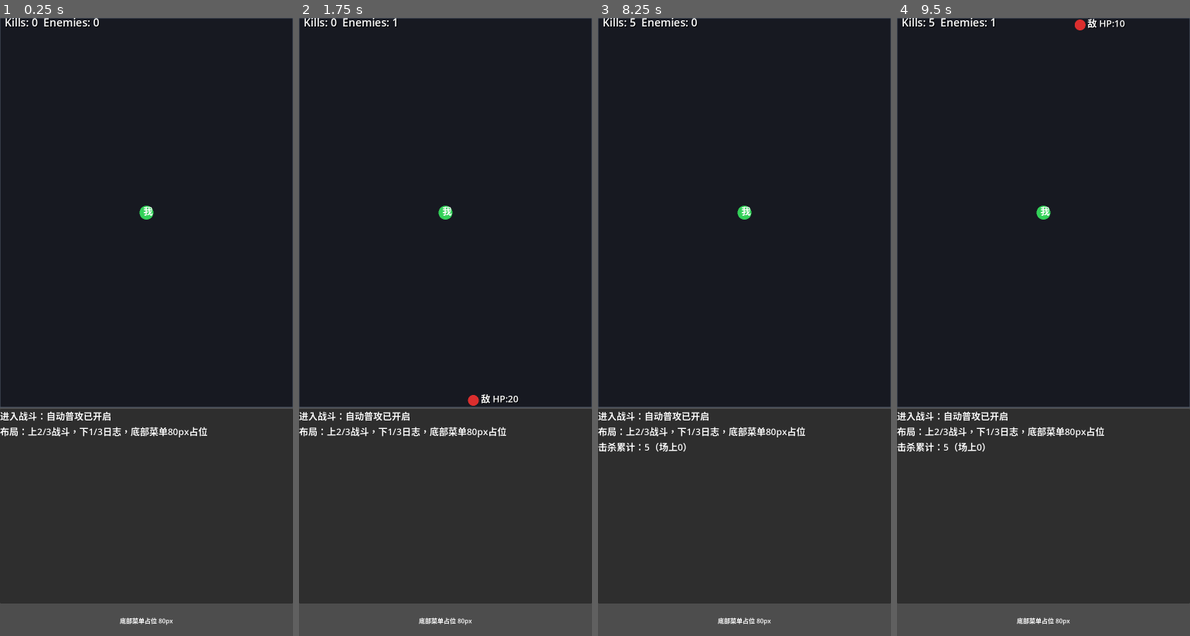
Above: before the commit, frames 1-4 (left to right).
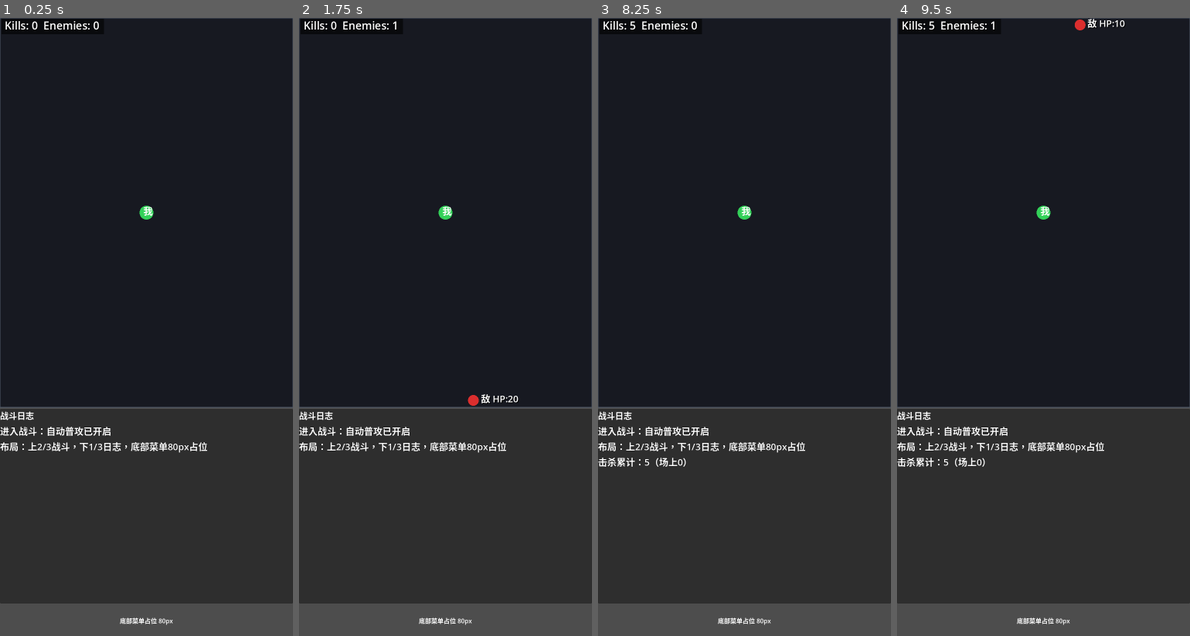
Above: after the commit, the same moments.

Repository: eat-chestnut/shanhaiidle
Game: Godot game, scene res://ui/pages/PageBattle.tscn
Same seed, same stepped clock (60 frames per second), same inputs: the game is played once before the commit and once after it.
Inputs:
- Up to frame 1 (0.25 s): no input
- Up to frame 2 (1.75 s): tap Enter at 0.5 s; tap Space at 1.25 s
- Up to frame 3 (8.25 s): tap Enter at 2.75, 5 s; tap Space at 4.25, 5.75 s
- Up to frame 4 (9.5 s): no input

The runs differ from the first frame. In frame 1, 1.8% of the frame differs, in the area x 0-71%, y 0-71%; in frame 2, 1.7%; in frame 3, 2.0%, in the area x 0-71%, y 0-73%; in frame 4, 2.0%.

Commit message:
Prompt 1.9：让文字更醒目（HUD加背景条 + 日志区域标题）
目标：对比更强，信息更清楚。

A) 修改 res://ui/pages/BattleCanvas.gd 的 _draw()
在绘制 HUD 文本之前：
- 先画一个半透明黑色矩形背景条（高度 40，宽度覆盖 HUD 文本区域即可）
- 再画 HUD 文字

B) 修改 res://ui/pages/PageBattle.tscn
在 LogWrap 的 PanelContainer 里，LogPanel 上方加一个 Label 标题：
- 文本：“战斗日志”
- 字号 22（可用 LabelSettings 或 theme override，任选其一）
- 布局：用 VBoxContainer 包起来（标题在上，LogPanel 在下）

验收：
- HUD 一眼可见
- 日志区有标题，不会和底部菜单混

Diff:
--- a/ui/pages/BattleCanvas.gd
+++ b/ui/pages/BattleCanvas.gd
@@ -154,9 +154,15 @@
 				true
 			)
 
+	var hud_text := "Kills: %d  Enemies: %d" % [kills, enemies.size()]
+	var hud_pos := Vector2(12, 30)
+	var hud_bg_width: float = _measure_text_width(hud_text, HUD_LABEL_SIZE) + 20.0
+	var hud_bg_rect := Rect2(hud_pos + Vector2(-8, -28), Vector2(hud_bg_width, 40))
+	draw_rect(hud_bg_rect, Color(0, 0, 0, 0.6), true)
+
 	_draw_label(
-		Vector2(12, 22),
-		"Kills: %d  Enemies: %d" % [kills, enemies.size()],
+		hud_pos,
+		hud_text,
 		Color.WHITE,
 		HUD_LABEL_SIZE,
 		true
@@ -210,3 +216,13 @@
 			Color.BLACK
 		)
 	draw_string(font, pos, text, HORIZONTAL_ALIGNMENT_LEFT, -1, font_size, color)
+
+func _measure_text_width(text: String, font_size: int) -> float:
+	var font := get_theme_default_font()
+	if font == null:
+		font = ThemeDB.fallback_font
+	if font_size <= 0:
+		font_size = get_theme_default_font_size()
+		if font_size <= 0:
+			font_size = ThemeDB.fallback_font_size
+	return font.get_string_size(text, HORIZONTAL_ALIGNMENT_LEFT, -1, font_size).x
--- a/ui/pages/PageBattle.gd
+++ b/ui/pages/PageBattle.gd
@@ -1,6 +1,6 @@
 extends Control
 
-@onready var _log_panel = $RootVBox/LogWrap/LogPanel
+@onready var _log_panel = $RootVBox/LogWrap/LogVBox/LogPanel
 
 func _ready() -> void:
 	if not EventBus.log_added.is_connected(_log_panel.append_log):
--- a/ui/pages/PageBattle.tscn
+++ b/ui/pages/PageBattle.tscn
@@ -39,8 +39,21 @@
 size_flags_vertical = 3
 size_flags_stretch_ratio = 1.0
 
-[node name="LogPanel" parent="RootVBox/LogWrap" instance=ExtResource("3_2of85")]
+[node name="LogVBox" type="VBoxContainer" parent="RootVBox/LogWrap"]
 layout_mode = 2
+size_flags_horizontal = 3
+size_flags_vertical = 3
+theme_override_constants/separation = 6
+
+[node name="LogTitle" type="Label" parent="RootVBox/LogWrap/LogVBox"]
+layout_mode = 2
+text = "战斗日志"
+theme_override_font_sizes/font_size = 22
+
+[node name="LogPanel" parent="RootVBox/LogWrap/LogVBox" instance=ExtResource("3_2of85")]
+layout_mode = 2
+size_flags_horizontal = 3
+size_flags_vertical = 3
 
 [node name="BottomMenu" type="HBoxContainer" parent="RootVBox"]
 layout_mode = 2
